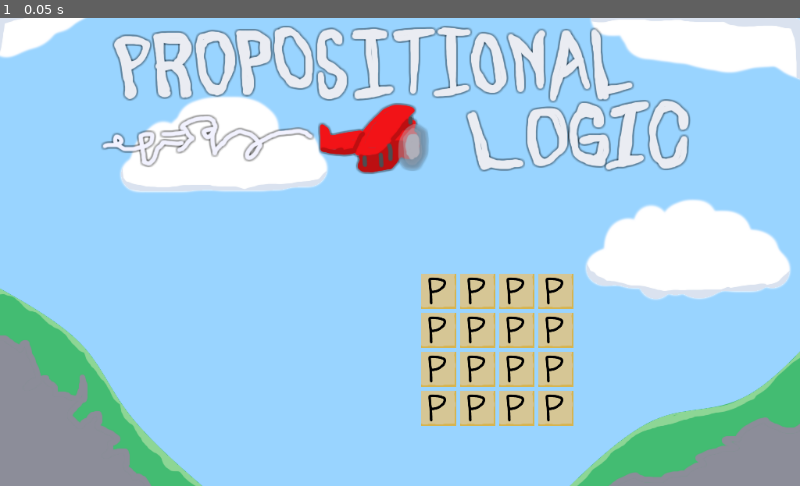
Above: before the commit, frame 1.
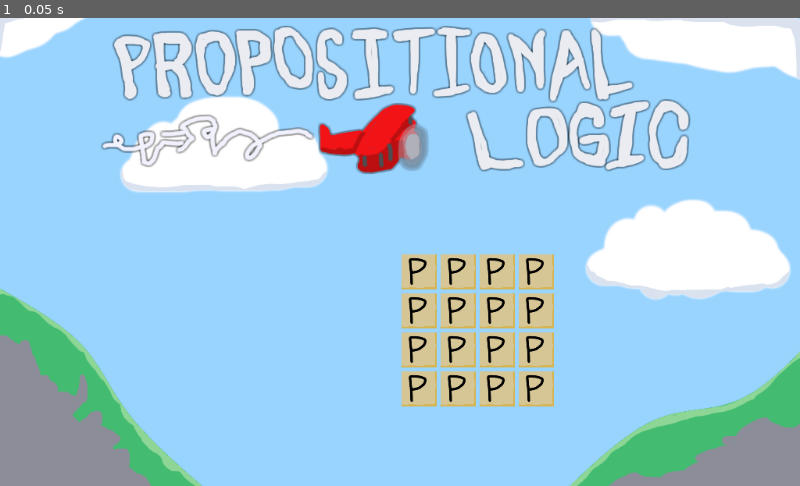
Above: after the commit, the same moment.

Repository: JCharatCollins/HackCMU
Game: Godot game, scene res://Root.tscn
The game is run twice, just before and just after one commit, with the same random seed, the same clock (stepped at 60 frames per second) and the same inputs.
Inputs:
- Up to frame 1 (0.05 s): no input

The runs differ from the first frame. In frame 1, 5.8% of the frame differs, in the area x 50-72%, y 50-88%.

Commit message:
helper functions

Diff:
--- a/Grid.gd
+++ b/Grid.gd
@@ -17,14 +17,21 @@
 # Called every frame. 'delta' is the elapsed time since the previous frame.
 #func _process(delta):
 #	pass
+func generate_grid(var size):
+	for x in range(size):
+		for y in range(size):
+			var newTile = tile.instance()
+			newTile.init_tile("varp", 50*(x)+25, 50*(y)+25, 0.3)
+			add_child(newTile, true)
+			tiles.append(newTile)
+	print(tiles)
 
+func get_tile_at(var x, var y):
+	for tile in tiles:
+		if tile.get_gridLocation() == Vector2(x, y):
+			return tile
 
 func _on_Root_ready():
-	for x in range(4):
-		for y in range(4):
-			var newTile = tile.instance()
-			newTile.init_tile("varp", 50*(x)+50, 50*(y)+50, 0.3)
-			add_child(newTile, true)
-
+	generate_grid(4)
 	print_tree_pretty()
 	pass # Replace with function body.
--- a/Tile.gd
+++ b/Tile.gd
@@ -2,6 +2,9 @@
 
 var propType = "default"
 var gridLocation = Vector2(0, 0)
+
+func get_gridLocation():
+	return gridLocation
 
 func init_tile(var type, var x, var y, var setScale):
 	propType = type
